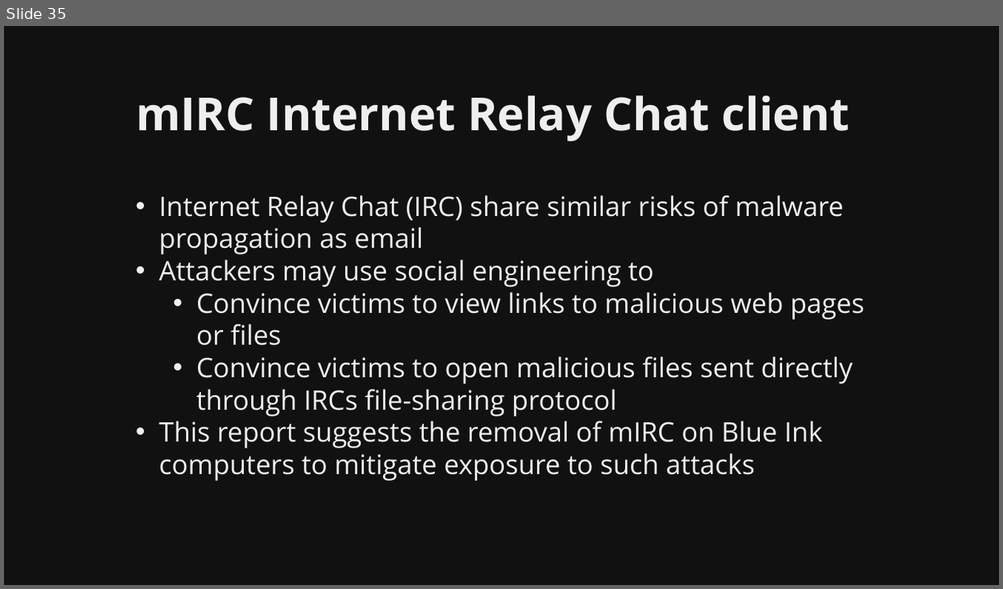
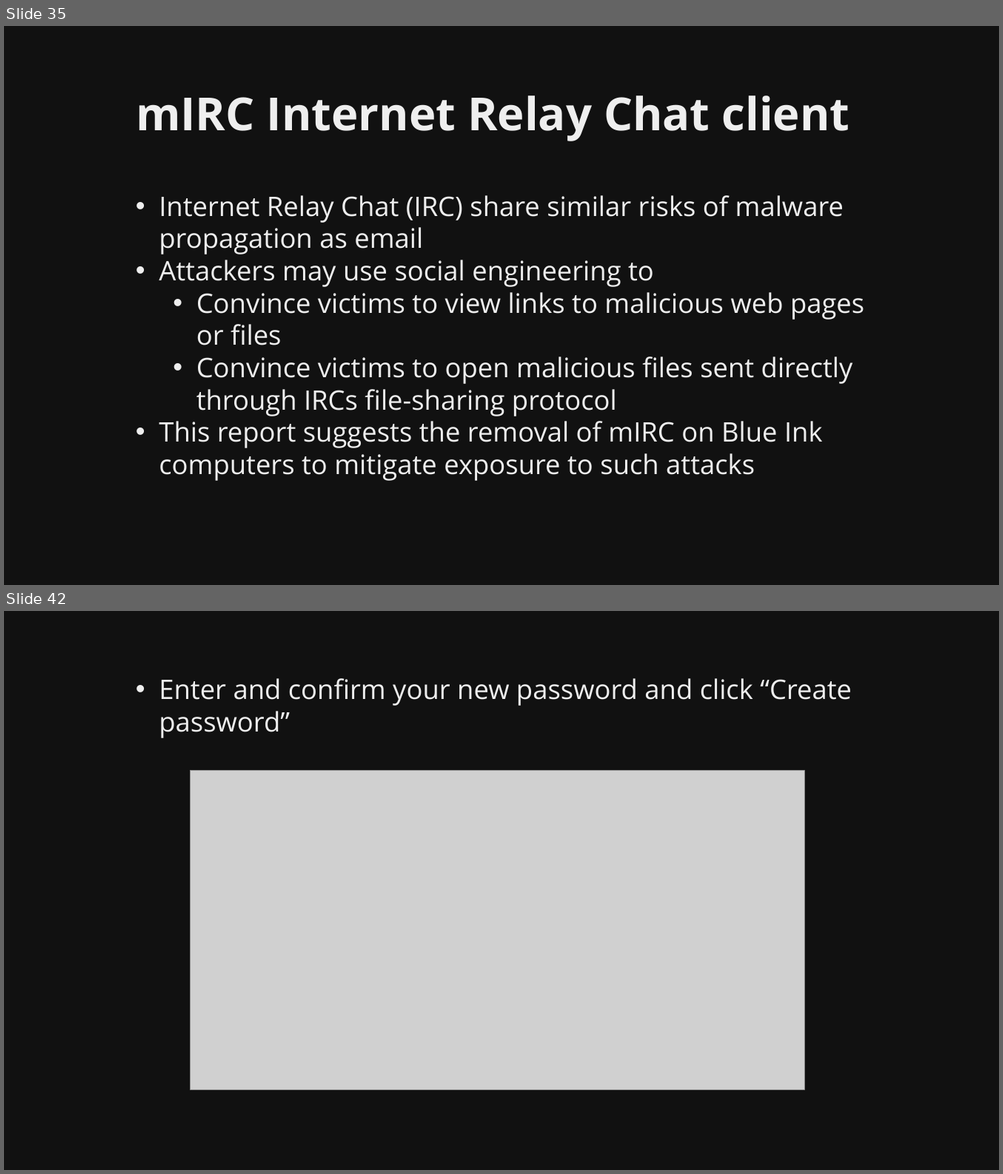
Before and after one commit to martymcflywa/ecu, a slide deck: year_1/sem_2/CSI1101_computer_security/0b_assignment_2_[22MAY15_0900]/dev/CSI1101_PONCE_A2_v01.pptx. Shown one above the other, each under a label of ours: slide 35 before the commit, slides 35 and 42 after it; the slides between them are not shown. The pictures are 1003x589 and 1003x1174 pixels, drawn with LibreOffice and Linux fonts; fonts in the diff are those of the drawing; grey boxes stand for pictures. Boxes give left, top, right and bottom in pixels: in the first picture for what was removed or moved away, otherwise in the second. Text is boxed around its words. In the diff, an @@ line names an element or a change of style, - is before the commit and + after.

Commit message:
CSI1101 A2: finished password protection, todo choosing password

```diff
--- a/year_1/sem_2/CSI1101_computer_security/0b_assignment_2_[22MAY15_0900]/dev/CSI1101_PONCE_A2_v01.pptx
+++ b/year_1/sem_2/CSI1101_computer_security/0b_assignment_2_[22MAY15_0900]/dev/CSI1101_PONCE_A2_v01.pptx
@@ slide 42 added at box(4, 611, 999, 1170), background #111111 @@
@@ text added at box(159, 678, 851, 738), 26 pt, text #EEEEEE @@
+• Enter and confirm your new password and click “Create password”
@@ text added at box(136, 731, 267, 738), 28 pt, text #111111 @@
+separator
@@ picture added at box(190, 771, 805, 1090) @@
```
Also in this commit, not shown: 2 slides changed, 12 other slides added, 8 other files.
